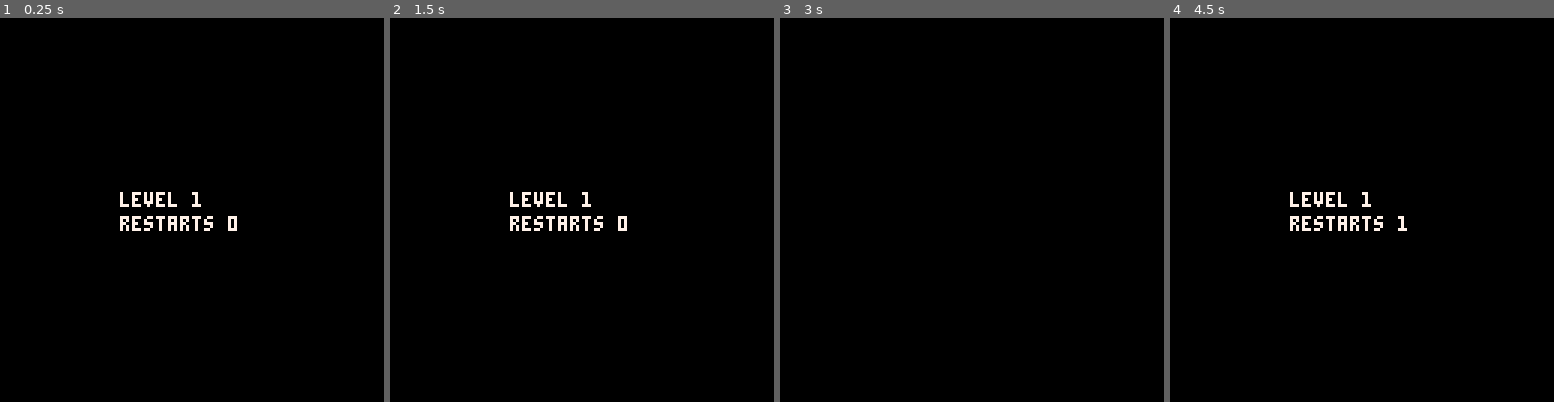
Above: before the commit, frames 1-4 (left to right).
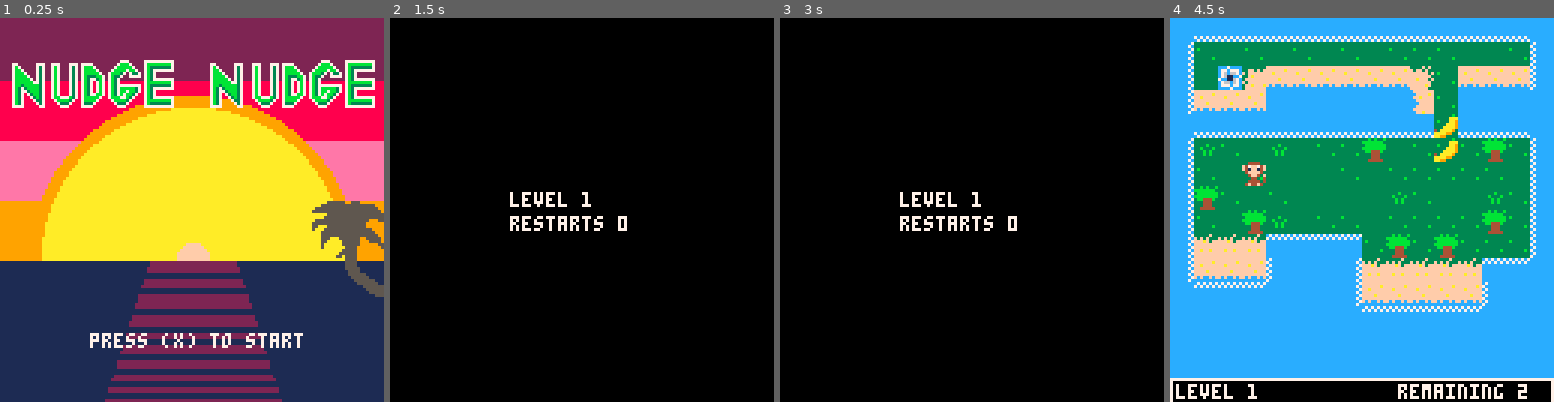
Above: after the commit, the same moments.

Repository: jlbeard84/pico8-nudge-nudge
Game: PICO-8 cartridge nudge-nudge.p8
Two runs of this game, one before a commit and one after it. Both use one fixed random seed, a clock stepped at 60 frames per second and the inputs below.
Inputs:
- Up to frame 1 (0.25 s): no input
- Up to frame 2 (1.5 s): tap X (X key) at 0.33, 1.07 s
- Up to frame 3 (3 s): hold Right 1.6-2.1 s; tap X (X key) at 1.85, 2.97 s; hold Up 2.15-2.42 s; hold Right from 2.47 s (still down)
- Up to frame 4 (4.5 s): release Right at 3.03 s; hold Left 3.08-3.58 s; hold Down 3.63-3.97 s; hold Right from 4.02 s (still down); tap X (X key) at 4.08 s

The runs differ from the first frame. In frame 1, 100% of the frame differs, in the area x 0-100%, y 0-100%; in frame 2, nothing differs; in frame 3, 0.9%; in frame 4, 96%.

Commit message:
Title screen and stuff

Diff:
--- a/nudge-nudge.p8
+++ b/nudge-nudge.p8
@@ -4,16 +4,16 @@
 --nudge-nudge
 -- by jbeard
 
---gamestates:1=load,2=transitionin,3=game,4=transitionout
-
-level=1
+--gamestates:1=load,2=transitionin,3=game,4=transitionout,5=title,6=titleload
+
+level=0
 gridsquare=8
 floorsprite=7
 restartcount=0
 isrestart=false
 blockrows=15
 blockcols=16
-gamestate=1
+gamestate=5
 stateincrementor=0
 stateloadmax=90
 statetransitionmax=127
@@ -317,7 +317,7 @@
 		moveplayer()
 		updateanimations()
 
-	elseif gamestate==4 then
+	elseif gamestate==4 or gamestate==6 then
 
 		stateincrementor+=12
 
@@ -330,6 +330,15 @@
 			end
 
 			_init()
+		end
+
+	elseif gamestate==5 then
+
+		if btnp(5) then
+			isrestart=false
+			stateincrementor=0
+			gamestate=6
+			return
 		end
 	end
 end
@@ -374,6 +383,90 @@
 		print("restarts "..restartcount,40,66,7)
 	end
 
+	if gamestate==5 or gamestate==6 then
+		rectfill(0,0,127,20,2)
+		rectfill(0,21,127,40,8)
+		rectfill(0,41,127,60,14)
+		rectfill(0,61,127,80,9)
+		circfill(64,80,54,9)
+		circfill(64,80,50,10)
+		circfill(64,80,5,15)
+		rectfill(0,81,127,127,1)
+		rectfill(50,81,78,127,2)
+
+		for i=35,50,1 do
+			line(50,81,i,127,2)
+		end
+
+		for i=93,78,-1 do
+			line(78,81,i,127,2)
+		end
+
+		rectfill(0,85,127,86,1)
+		rectfill(0,90,127,91,1)
+		rectfill(0,97,127,98,1)
+		rectfill(0,103,127,104,1)
+		rectfill(0,107,127,108,1)
+		rectfill(0,112,127,113,1)
+		rectfill(0,117,127,118,1)
+		rectfill(0,121,127,122,1)
+		rectfill(0,125,127,126,1)
+
+		spr(136,104,61)
+		spr(137,112,61)
+		spr(138,120,61)
+
+		spr(152,104,69)
+		spr(153,112,69)
+		spr(154,120,69)
+
+		spr(168,104,77)
+		spr(169,112,77)
+
+		spr(185,112,85)
+		spr(186,120,85)
+
+		spr(128,0,14)
+		spr(129,8,14)
+		spr(130,16,14)
+		spr(131,24,14)
+		spr(132,32,14)
+		spr(133,40,14)
+		spr(134,48,14)
+		spr(135,56,14)
+
+		spr(144,0,22)
+		spr(145,8,22)
+		spr(146,16,22)
+		spr(147,24,22)
+		spr(148,32,22)
+		spr(149,40,22)
+		spr(150,48,22)
+		spr(151,56,22)
+
+		spr(128,66,14)
+		spr(129,74,14)
+		spr(130,83,14)
+		spr(131,91,14)
+		spr(132,99,14)
+		spr(133,107,14)
+		spr(134,115,14)
+		spr(135,123,14)
+
+		spr(144,66,22)
+		spr(145,74,22)
+		spr(146,83,22)
+		spr(147,91,22)
+		spr(148,99,22)
+		spr(149,107,22)
+		spr(150,115,22)
+		spr(151,123,22)
+
+		if gamestate==5 then
+			print("press (x) to start", 30, 105, 7)
+		end
+	end
+
 	if gamestate==3 or gamestate==2 or gamestate==4 then
 		rectfill(0,0,127,119,3)
 		map(colstart, rowstart, 0, 0, 16, 15)
Not shown, changed: 48 lines of the sprite sheet (__gfx__) section of nudge-nudge.p8
Not shown, changed: the thumbnail (__label__) section of nudge-nudge.p8
Not shown, changed: nudge-nudge.p8.png
